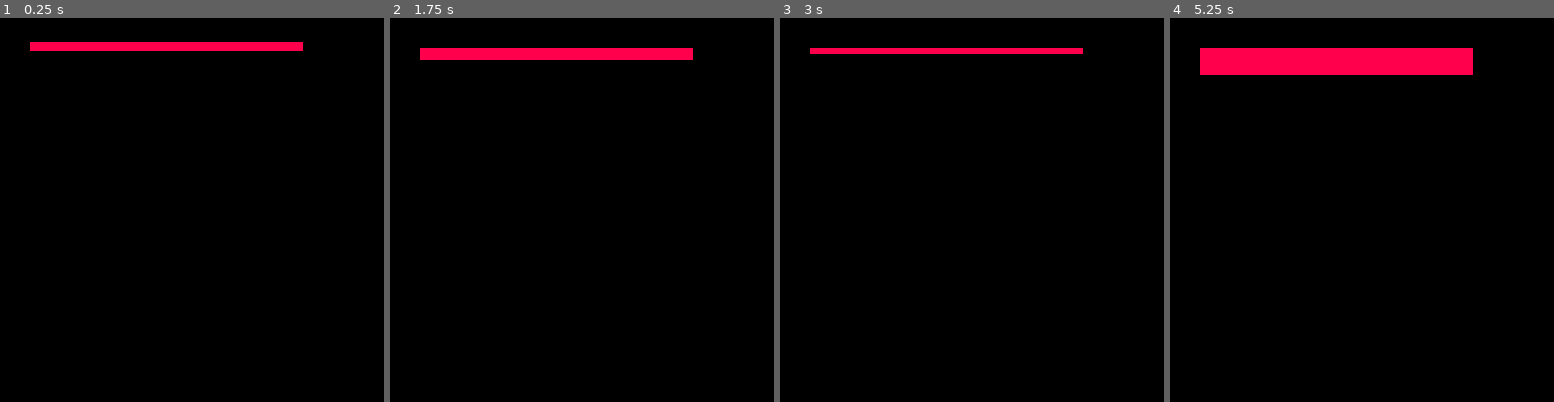
Above: before the commit, frames 1-4 (left to right).
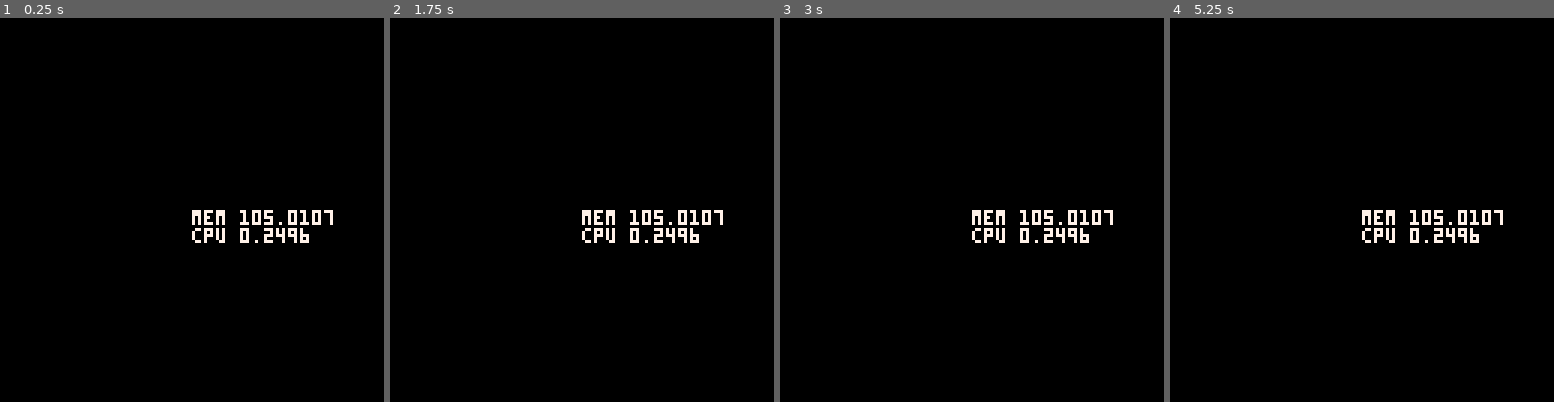
Above: after the commit, the same moments.

Repository: Werxzy/Work-Script
Game: PICO-8 cartridge example.p8
Two runs of this game, one before a commit and one after it. Both use one fixed random seed, a clock stepped at 60 frames per second and the inputs below.
Inputs:
- Up to frame 1 (0.25 s): no input
- Up to frame 2 (1.75 s): no input
- Up to frame 3 (3 s): no input
- Up to frame 4 (5.25 s): no input

The runs differ from the first frame. In frame 1, 2.8% of the frame differs, in the area x 7-87%, y 6-59%; in frame 2, 3.4%; in frame 3, 2.2%; in frame 4, 6.1%, in the area x 7-87%, y 7-59%.

Commit message:
Changed the unpacking of parameters into a function.

Diff:
--- a/example.p8
+++ b/example.p8
@@ -10,11 +10,11 @@
 	test = [[
 	set 1 = _a
 loop:
-	cls
-	rectfill 10 10 100 _a 8
+/	rectfill 10 10 100 _a 8
 /	math 1 + _a % 20 = _a
 	adding _a = _a
 	rnd 10 = _b
+
 	wait 1
 	go_to #loop
 
@@ -30,10 +30,15 @@
 end
 
 works_compile()
-works_create_program("test")
+for i = 1,100 do
+	works_create_program("test")
+end
 
 function _draw()
+	cls()
 	works_execute()
+	print("mem "..stat(0), 64, 64, 7)
+	print("cpu "..stat(1))
 end
 
 __gfx__
--- a/works_compile.lua
+++ b/works_compile.lua
@@ -83,9 +83,9 @@
 function prep_call(inst)
 	local inst, par, ret = unpack(inst)
 	inst = works_functions_list[inst]
-	local ret_none, ret_one = not ret or #ret == 0, #ret == 1 and ret[1]
+	local ret_none, ret_one, par_count = #ret == 0, #ret == 1 and ret[1], #par
 
-	if not par or #par == 0 then -- no parameter
+	if par_count == 0 then -- no parameter
 		if ret_none then -- no return
 			return inst -- no need for wrapping
 
@@ -102,7 +102,7 @@
 			end
 		end
 
-	elseif #par == 1 then -- single parameter
+	elseif par_count == 1 then -- single parameter
 		par = par[1]
 		if ret_none then -- no return
 			return function()
@@ -123,36 +123,25 @@
 		end
 
 	else -- multiple parameter
-		local param = {}
 		if ret_none then -- no return
-			return function()
-				for i, p in next, par do
-					param[i] = p()
-				end
-				inst(unpack(param))
-				-- todo? could use a custom recursive version of unpack, since p() need to be called,
-				-- about twice as expensive, but may save some performance due to using a loop for par
-			end
+			return function() inst(unpack_param(par, 1, par_count)) end
 
 		elseif ret_one then -- single return
-			return function()
-				for i, p in next, par do
-					param[i] = p()
-				end
-				ret_one(inst(unpack(param)))
-			end
+			return function() ret_one(inst(unpack_param(par, 1, par_count))) end
 
 		else -- multiple return
 			return function()
-				for i, p in next, par do
-					param[i] = p()
-				end
-				for i, r in inext, {inst(unpack(param))} do
+				for i, r in inext, {inst(unpack_param(par, 1, par_count))} do
 					ret[i](r)
 				end
 			end
 		end
 	end
+end
+
+function unpack_param(p, i, s)
+	if(i < s) return p[i](), unpack_param(p, i+1, s)
+	return p[i]()
 end
 --]]
 --[[
